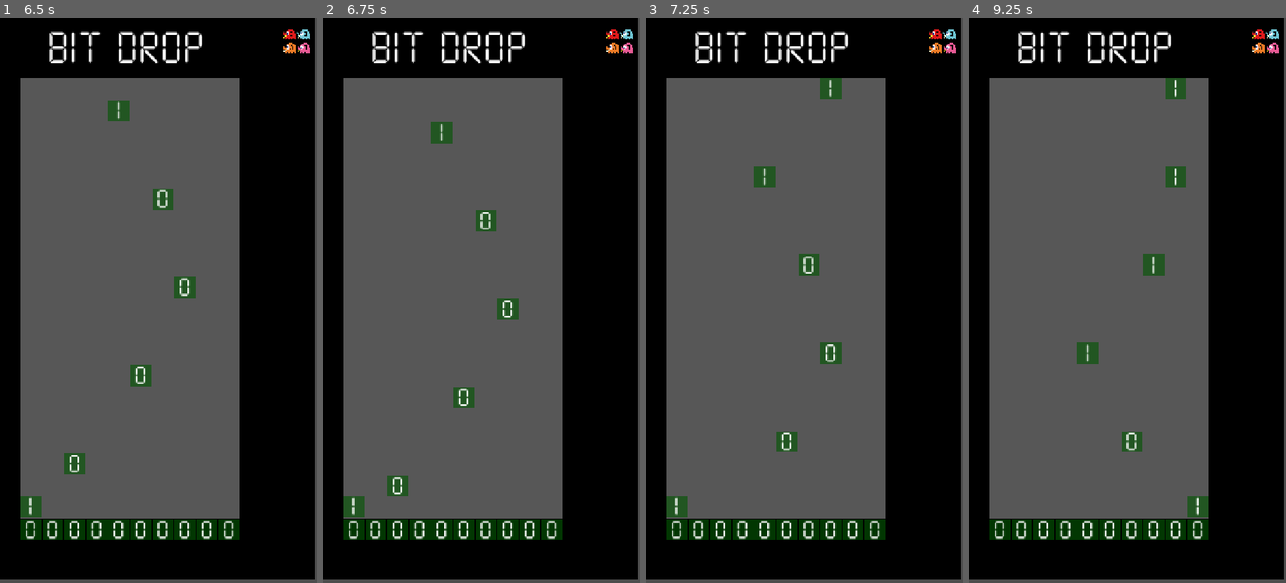
Above: before the commit, frames 1-4 (left to right).
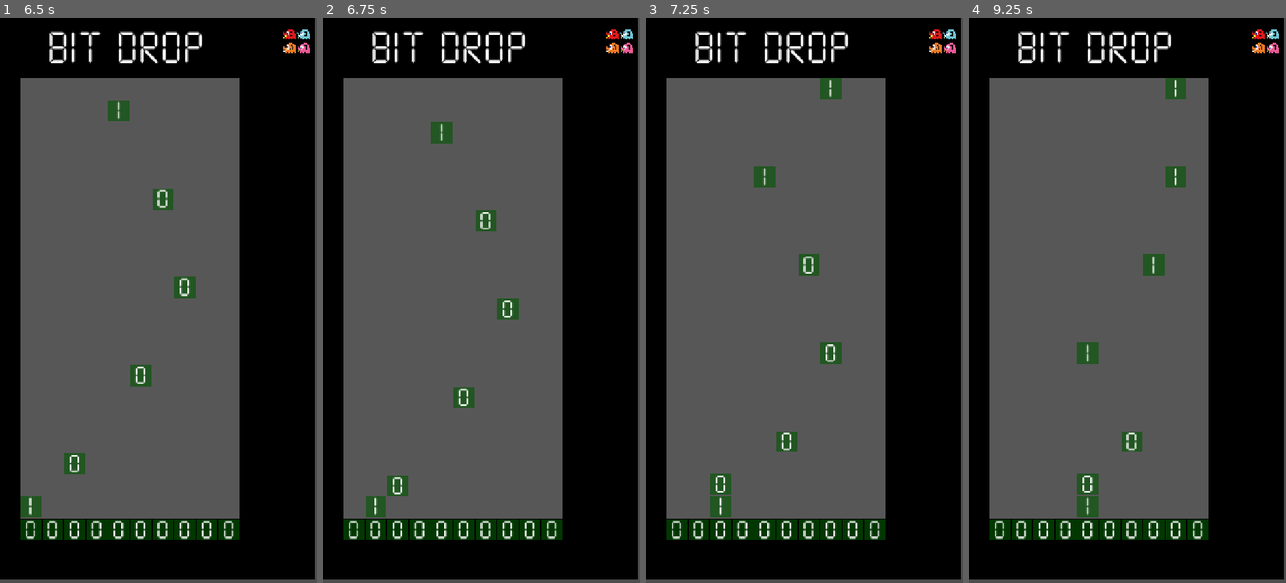
Above: after the commit, the same moments.

Repository: DavidParkerDr/GGJ26
Game: Godot game, scene res://Main.tscn
Two runs of this game, one before a commit and one after it. Both use one fixed random seed, a clock stepped at 60 frames per second and the inputs below.
Inputs (mouse positions are in pixels of both pictures, inside the frame that each line leads up to):
- Up to frame 1 (6.5 s): tap Enter at 0.5 s; move the mouse to (228, 272) at 0.52 s; hold Right (move_right) 0.53-1.28 s; click (228, 272) at 0.67 s; move the mouse to (95, 328) at 1.27 s; hold Left (move_left) 1.28-2.03 s; click (95, 328) at 1.42 s; move the mouse to (190, 176) at 2.02 s; hold Right (move_right) 2.03-3.53 s; click (190, 176) at 2.17 s; move the mouse to (142, 413) at 2.77 s; click (142, 413) at 2.92 s; move the mouse to (253, 385) at 3.52 s; hold Left (move_left) 3.53-5.78 s; click (253, 385) at 3.67 s; move the mouse to (63, 215) at 4.27 s; click (63, 215) at 4.42 s; move the mouse to (174, 300) at 5.02 s; click (174, 300) at 5.17 s; move the mouse to (110, 159) at 5.77 s; hold Right (move_right) from 5.78 s (still down); click (110, 159) at 5.92 s
- Up to frame 2 (6.75 s): keep holding Right (move_right); move the mouse to (551, 272) at 6.52 s; click (551, 272) at 6.67 s
- Up to frame 3 (7.25 s): keep holding Right (move_right)
- Up to frame 4 (9.25 s): move the mouse to (1064, 328) at 7.27 s; click (1064, 328) at 7.42 s; move the mouse to (1159, 176) at 8.02 s; release Right (move_right) at 8.03 s; hold Left (move_left) from 8.03 s (still down); click (1159, 176) at 8.17 s; move the mouse to (1111, 413) at 8.77 s; click (1111, 413) at 8.92 s

Frame 1 is identical in both runs. In frame 2, 0.5% of the frame differs, in the area x 6-20%, y 84-89%; in frame 3, 0.7%; in frame 4, 0.8%, in the area x 34-76%, y 80-89%.

Commit message:
added touch/mouse to move left and right

Diff:
--- a/src/bit-drop/Bit.tscn
+++ b/src/bit-drop/Bit.tscn
@@ -1,10 +1,7 @@
 [gd_scene format=3 uid="uid://b2ltp04bko8ao"]
 
 [ext_resource type="Script" uid="uid://cd28y7ddvpsmd" path="res://bit.gd" id="1_7b77k"]
-[ext_resource type="FontFile" uid="uid://dte26e3bunr51" path="res://Assets/Seven Segment.ttf" id="2_er362"]
-
-[sub_resource type="Theme" id="Theme_fwqxl"]
-default_font = ExtResource("2_er362")
+[ext_resource type="Theme" uid="uid://264gdyjhaan4" path="res://Assets/default_theme.tres" id="2_er362"]
 
 [sub_resource type="RectangleShape2D" id="RectangleShape2D_7b77k"]
 size = Vector2(48, 50)
@@ -15,6 +12,7 @@
 [node name="Container" type="ColorRect" parent="." unique_id=584042490]
 offset_right = 50.0
 offset_bottom = 50.0
+mouse_filter = 1
 color = Color(0.60933006, 0.6093301, 0.6093302, 0)
 metadata/_edit_lock_ = true
 
@@ -23,6 +21,7 @@
 offset_top = 1.0
 offset_right = 49.0
 offset_bottom = 49.0
+mouse_filter = 1
 color = Color(0.015686275, 0.3372549, 0.015686275, 0.63529414)
 
 [node name="Label" type="Label" parent="." unique_id=559031389]
@@ -30,7 +29,8 @@
 offset_top = -4.0
 offset_right = 40.0
 offset_bottom = 54.0
-theme = SubResource("Theme_fwqxl")
+mouse_filter = 1
+theme = ExtResource("2_er362")
 theme_override_font_sizes/font_size = 55
 text = "1"
 horizontal_alignment = 1
--- a/src/bit-drop/Main.tscn
+++ b/src/bit-drop/Main.tscn
@@ -13,6 +13,7 @@
 offset_right = 399.0
 offset_bottom = 596.0
 scale = Vector2(1.7928231, 2.135674)
+mouse_filter = 1
 color = Color(0, 0, 0, 1)
 metadata/_edit_use_anchors_ = true
 metadata/_edit_lock_ = true
@@ -27,6 +28,7 @@
 offset_top = 135.0
 offset_right = 545.0
 offset_bottom = 1135.0
+mouse_filter = 1
 color = Color(0.34220693, 0.34220695, 0.3422069, 1)
 metadata/_edit_lock_ = true
 
--- a/src/bit-drop/main.gd
+++ b/src/bit-drop/main.gd
@@ -34,6 +34,16 @@
 		if event.position.x < viewport_size.x / 3:
 			Input.action_press('move_left')
 		elif event.position.x > 2 * (viewport_size.x / 3):
+			Input.action_press("move_right")
+
+	if event is InputEventMouseButton:
+
+		Input.action_release("move_left")
+		Input.action_release("move_right")
+
+		if event.position.x < viewport_size.x / 2:
+			Input.action_press('move_left')
+		elif event.position.x > (viewport_size.x / 2):
 			Input.action_press("move_right")
 
 # Called every frame. 'delta' is the elapsed time since the previous frame.
Not shown, changed: Game/index.html
Not shown, changed: Game/index.pck
